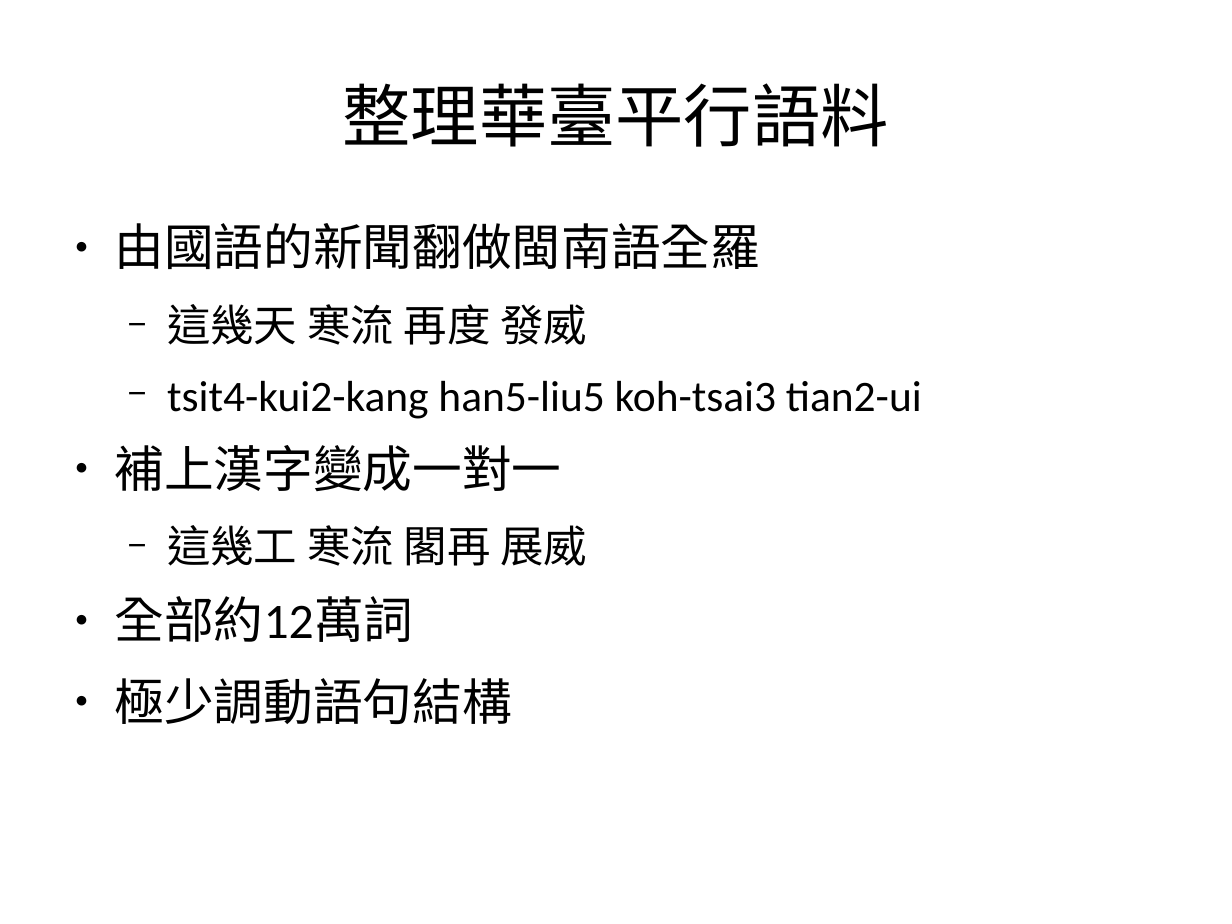
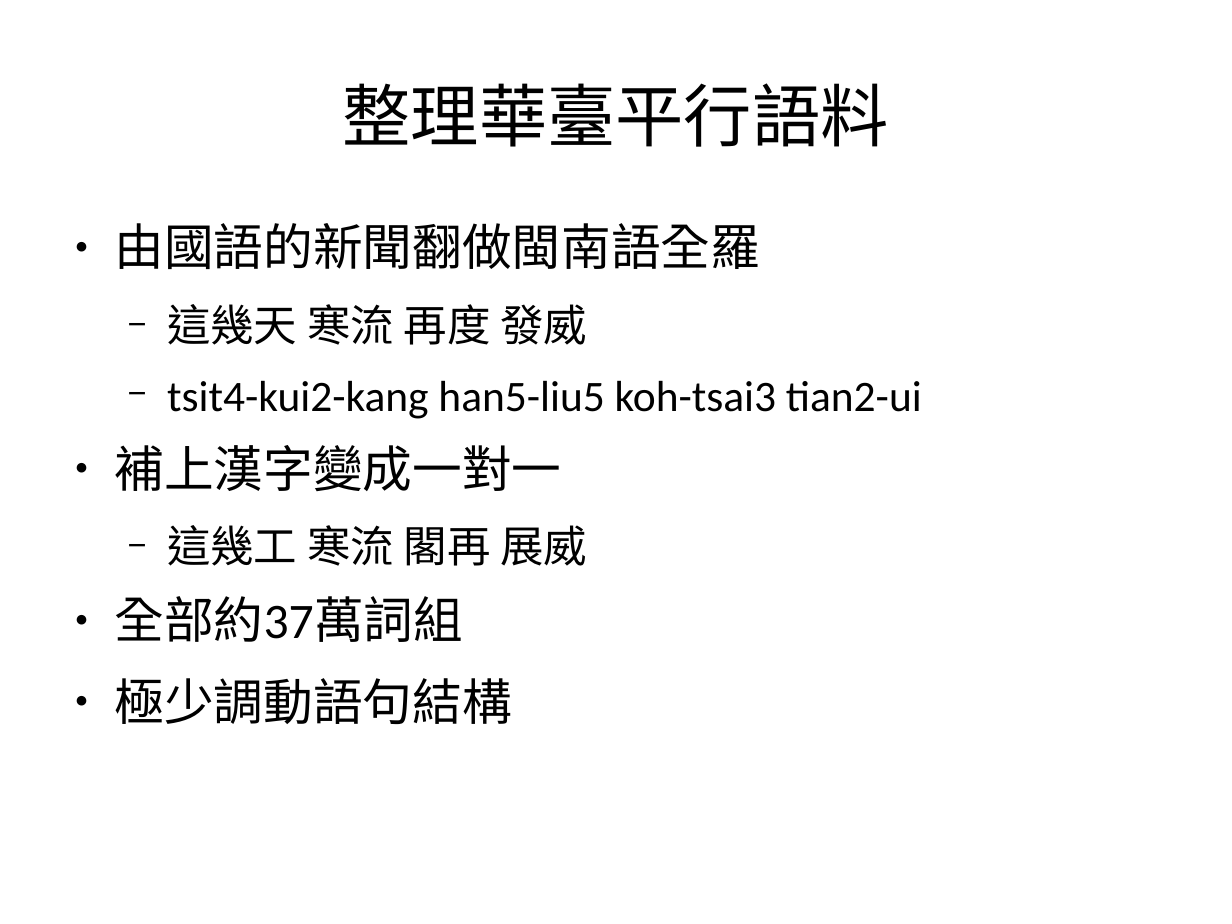
Before and after one commit to sih4sing5hong5/po3-ko3_tau5-iann2-phinn3, a slide deck: slide 10 of 翻譯報告.odp. Drawn at 1232x924 pixels with LibreOffice and Linux fonts; fonts in the diff are those of the drawing. Boxes give left, top, right and bottom in pixels: in the first picture for what was removed or moved away, otherwise in the second. Text is boxed around its words. In the diff, an @@ line names an element or a change of style, - is before the commit and + after.

Commit message:
加匯入華臺的資料 丞宏

```diff
--- a/翻譯報告.odp
+++ b/翻譯報告.odp
@@ text at (114,596,463,642): text changed @@
-● 全部約12萬詞
+● 全部約37萬詞組
```
Also in this commit, not shown: 1 other slide changed, 3 slides added, 2 slides removed.
